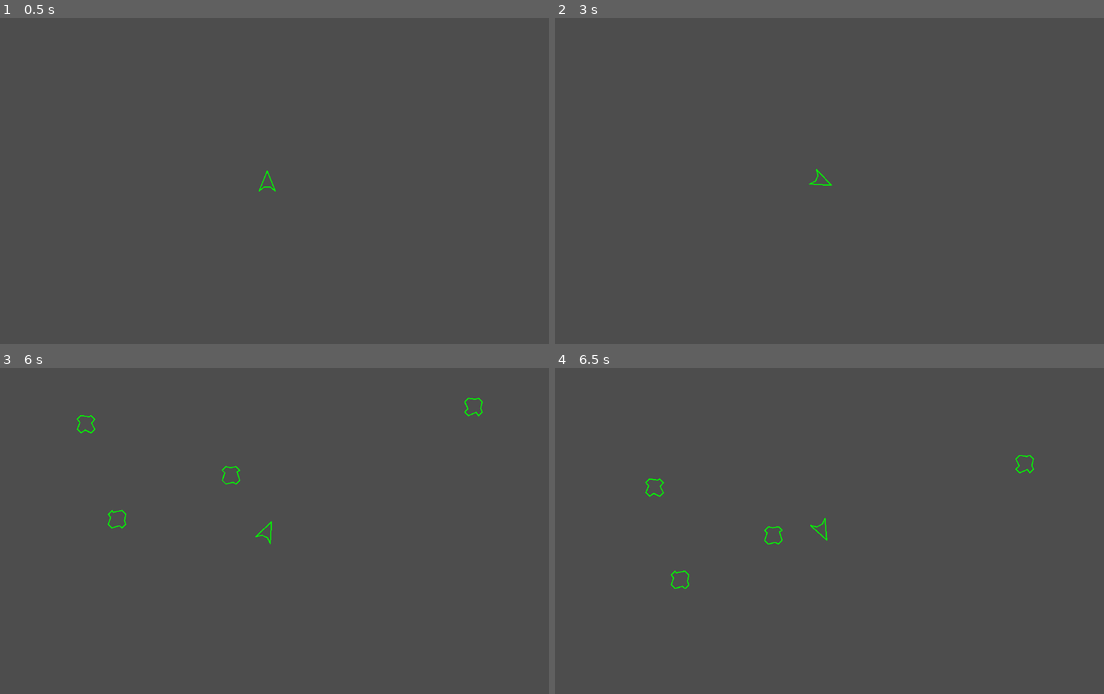
Above: before the commit, frames 1-4 (two rows, left to right).
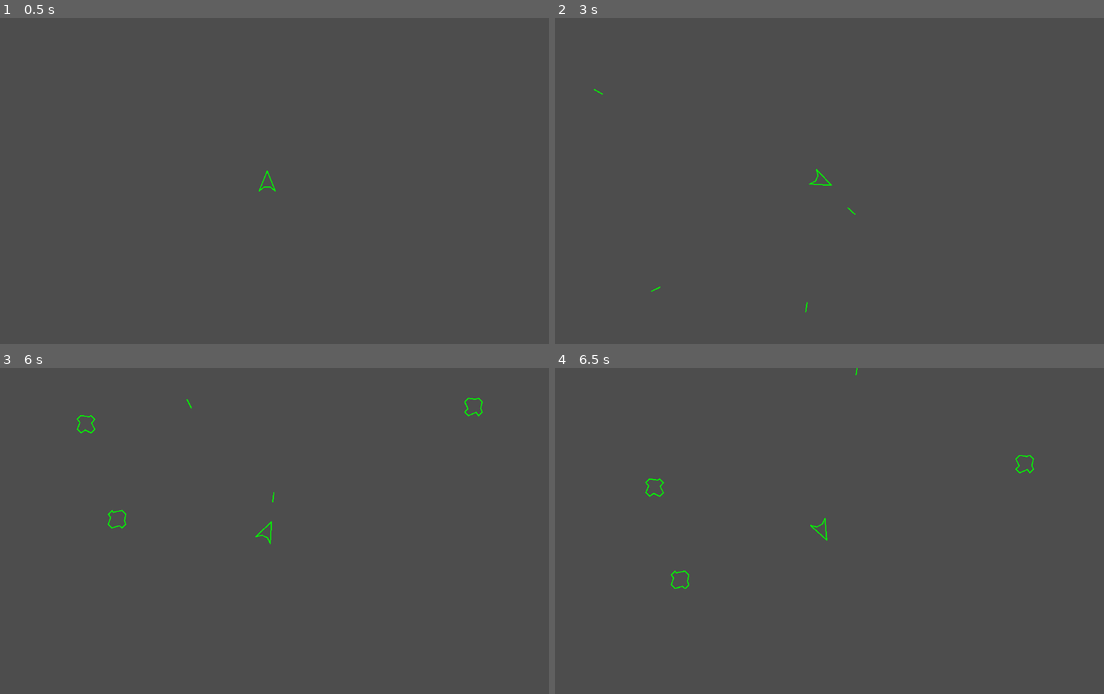
Above: after the commit, the same moments.

Repository: JakeDEsposito/godot-asteroids
Game: Godot game, scene res://scenes/game/game.tscn
Two runs of this game, one before a commit and one after it. Both use one fixed random seed, a clock stepped at 60 frames per second and the inputs below. The project has no main scene, so this scene is started directly. Sound files missing from this copy of the repository are replaced by a short silence.
Inputs:
- Up to frame 1 (0.5 s): no input
- Up to frame 2 (3 s): tap Enter at 0.5, 2 s; hold Space (shoot) 0.53-1.28 s; hold W (forward) 0.53-2.03 s; tap Space (shoot) at 1.35, 2.85 s; hold Space (shoot) 2.03-2.78 s; hold A (left) from 2.03 s (still down)
- Up to frame 3 (6 s): hold Space (shoot) 3.53-4.28 s; release A (left) at 4.28 s; hold D (right) 4.28-5.03 s; tap Space (shoot) at 4.35, 5.85 s; hold W (forward) 5.03-5.78 s; hold Space (shoot) 5.03-5.78 s; hold D (right) from 5.78 s (still down)
- Up to frame 4 (6.5 s): keep holding D (right)

Frame 1 is identical in both runs. In frame 2, less than 0.1% of the frame differs, in the area x 7-55%, y 21-91%; in frame 3, less than 0.1%, in the area x 33-50%, y 9-42%; in frame 4, less than 0.1%.
Error after the commit: Trying to assign an array of type "Array" to a variable of type "Array[PackedScene]". (res://scenes/entities/asteroid/asteroid.gd:40)

Commit message:
Creating shooting functionality for player

Diff:
--- a/scenes/entities/player/player.gd
+++ b/scenes/entities/player/player.gd
@@ -2,6 +2,8 @@
 
 const ROTATE_SPEED: float = 4.5
 const MOVE_SCALER: float = 0.6
+
+@onready var muzzle: Marker2D = %Muzzle
 
 @onready var engine_audio: AudioStreamPlayer = %EngineAudio
 @onready var impact_audio: AudioStreamPlayer = %ImpactAudio
@@ -9,8 +11,11 @@
 @onready var explosion_audio: AudioStreamPlayer = %ExplosionAudio
 @onready var laser_audio: AudioStreamPlayer = $LaserAudio
 
+var bullet_scene = preload("res://scenes/entities/bullet/bullet.tscn")
+
 var health: int = 3
 var is_invulnerable: bool = false
+var can_shoot: bool = true
 
 func _physics_process(dt: float) -> void:
 	move(dt)
@@ -20,6 +25,20 @@
 
 	# The engine audio below 0.2 pitch scale sounds wierd so stop the engine audio if it is below that
 	engine_audio.stream_paused = engine_audio.pitch_scale < 0.2
+
+	if Input.is_action_pressed("shoot") and can_shoot:
+		can_shoot = false
+
+		var bullet: RigidBody2D = bullet_scene.instantiate()
+
+		bullet.transform = muzzle.global_transform
+		bullet.apply_force(Vector2(0, -20000).rotated(bullet.rotation))
+
+		owner.add_child(bullet)
+
+		laser_audio.play()
+
+		get_tree().create_timer(0.2, false).timeout.connect(func(): can_shoot = true)
 
 func move(dt: float) -> void:
 	# Forward Movement
--- a/scenes/entities/player/player.tscn
+++ b/scenes/entities/player/player.tscn
@@ -70,6 +70,10 @@
 default_color = Color(0, 1, 0, 1)
 joint_mode = 2
 
+[node name="Muzzle" type="Marker2D" parent="."]
+unique_name_in_owner = true
+position = Vector2(0, -12)
+
 [node name="EngineAudio" type="AudioStreamPlayer" parent="."]
 unique_name_in_owner = true
 stream = ExtResource("2_wejo5")
